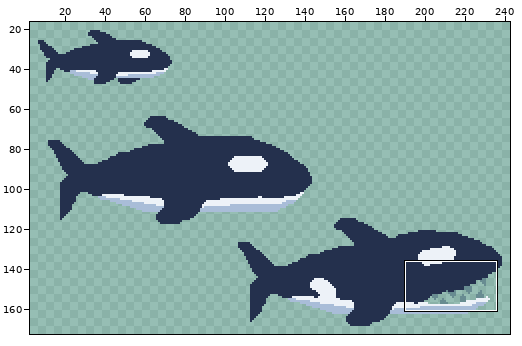
Two states of a pixel-art file, Assets/_Project/Art/Sprites/orca.aseprite. The first picture is a wide view before the edit; the outline marks the close-up.
Close-up. Earlier state:
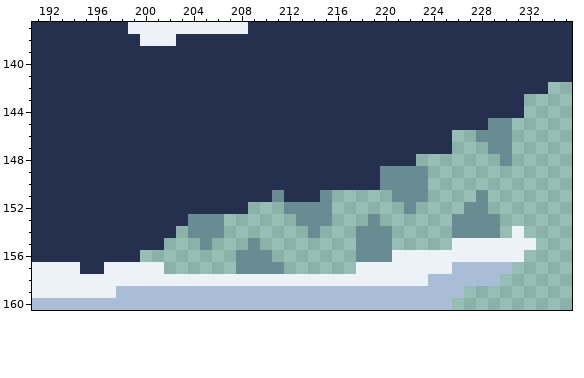
272x176 pixels, 1 frame. Shown: x 191..235, y 137..160. The wide view leaves out empty margins.
Once edited:
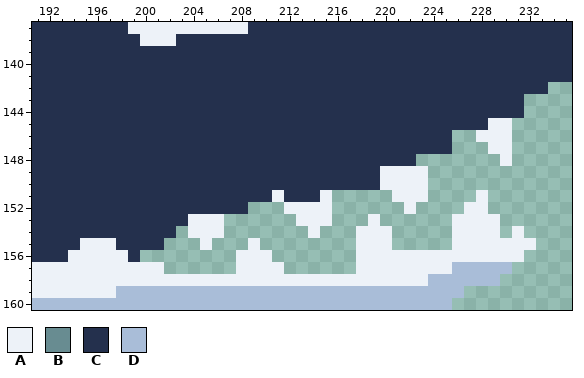
Palette (. is transparent): A #edf2f8  B #688c91  C #24304d  D #a9bdd8
Diff:
{"y":145,"x":229,"old":"BB","new":"AA"}
{"y":146,"x":228,"old":"BBB","new":"AAA"}
{"y":147,"x":229,"old":"BB","new":"AA"}
{"y":148,"x":230,"old":"B","new":"A"}
{"y":149,"x":220,"old":"BBBB","new":"AAAA"}
{"y":150,"x":220,"old":"BBBB","new":"AAAA"}
{"y":151,"x":211,"old":"B","new":"A"}
{"y":151,"x":215,"old":"B","new":"A"}
{"y":151,"x":221,"old":"BBB","new":"AAA"}
{"y":151,"x":228,"old":"B","new":"A"}
{"y":152,"x":212,"old":"BBBB","new":"AAAA"}
{"y":152,"x":222,"old":"B","new":"A"}
{"y":152,"x":227,"old":"BB","new":"AA"}
{"y":153,"x":204,"old":"BBB","new":"AAA"}
{"y":153,"x":213,"old":"BBB","new":"AAA"}
{"y":153,"x":219,"old":"B","new":"A"}
{"y":153,"x":226,"old":"BBBB","new":"AAAA"}
{"y":154,"x":204,"old":"BBB","new":"AAA"}
{"y":154,"x":214,"old":"B","new":"A"}
{"y":154,"x":218,"old":"BBB","new":"AAA"}
{"y":154,"x":226,"old":"BBBB","new":"AAAA"}
{"y":155,"x":195,"old":"CCC","new":"AAA"}
{"y":155,"x":205,"old":"B","new":"A"}
{"y":155,"x":209,"old":"B","new":"A"}
{"y":155,"x":218,"old":"BBB","new":"AAA"}
{"y":156,"x":194,"old":"CCCCC","new":"AAAAA"}
{"y":156,"x":208,"old":"BBB","new":"AAA"}
{"y":156,"x":218,"old":"BBB","new":"AAA"}
{"y":157,"x":195,"old":"CC","new":"AA"}
{"y":157,"x":208,"old":"BBBB","new":"AAAA"}
{"label":"changed","picture_box":[188,118,512,274]}
{"label":"changed","picture_box":[68,238,128,274]}
